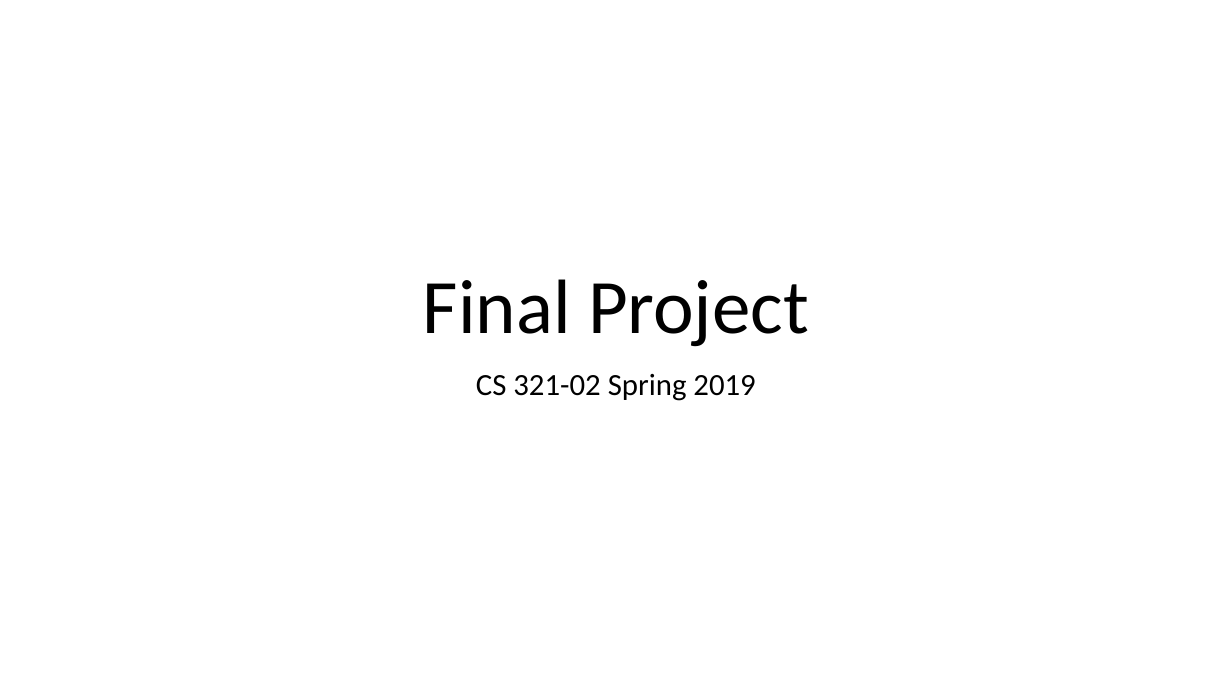
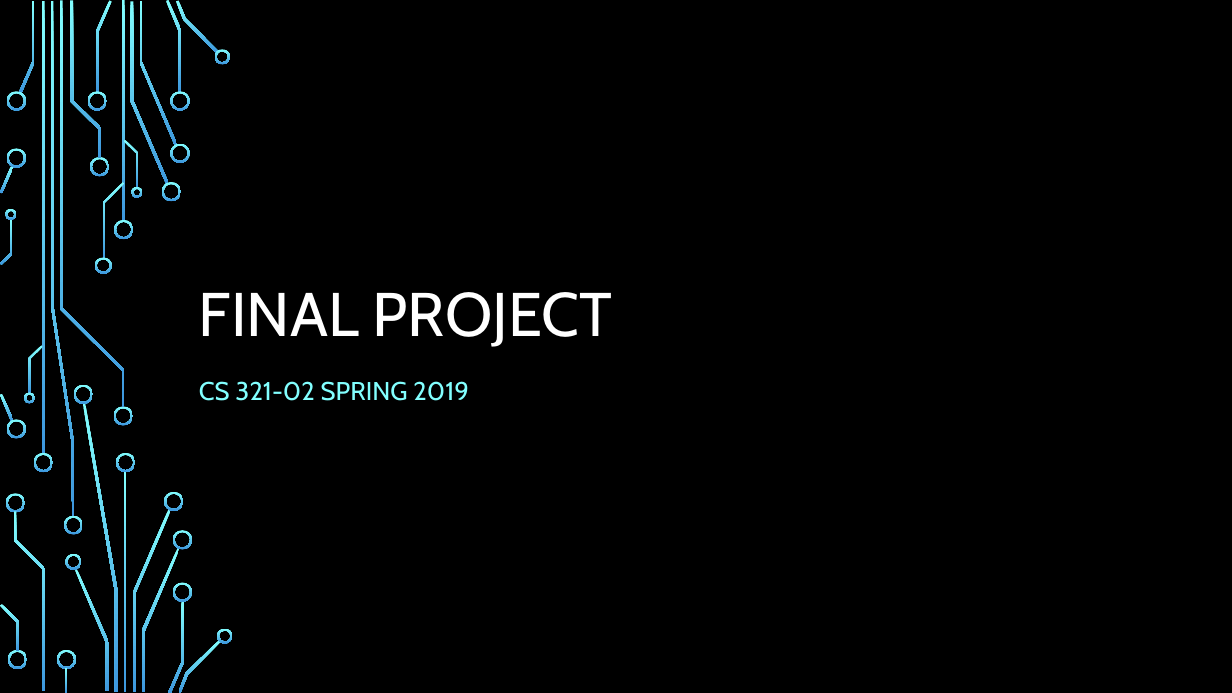
Before and after one commit to SeanMitchell1994/CS321_SP2019, a slide deck: slide 1 of report/Final Project.pptx. Drawn at 1232x693 pixels with LibreOffice and Linux fonts; fonts in the diff are those of the drawing; background and template pictures are left out. Boxes give left, top, right and bottom in pixels: in the first picture for what was removed or moved away, otherwise in the second. Text is boxed around its words. In the diff, an @@ line names an element or a change of style, - is before the commit and + after.

```diff
--- a/report/Final Project.pptx
+++ b/report/Final Project.pptx
@@ background #FFFFFF to picture (left out) @@
@@ title at bbox=[199, 292, 613, 347]: text changed; size 60 to 48 pt; font Calibri to Cabin; text colour #000000 to #FFFFFF @@
-Final Project
+FINAL PROJECT
@@ subtitle at bbox=[199, 381, 469, 401]: text changed; size 24 to 20 pt; font Calibri to Cabin; text colour #000000 to #82FFFF @@
-CS 321-02 Spring 2019
+CS 321-02 SPRING 2019
@@ group added at bbox=[0, 0, 233, 693]: 50 freeform shapes, 4 rectangles @@
```
Also in this commit, not shown: 7 other slides changed, 5 slides added, 4 slides removed.
